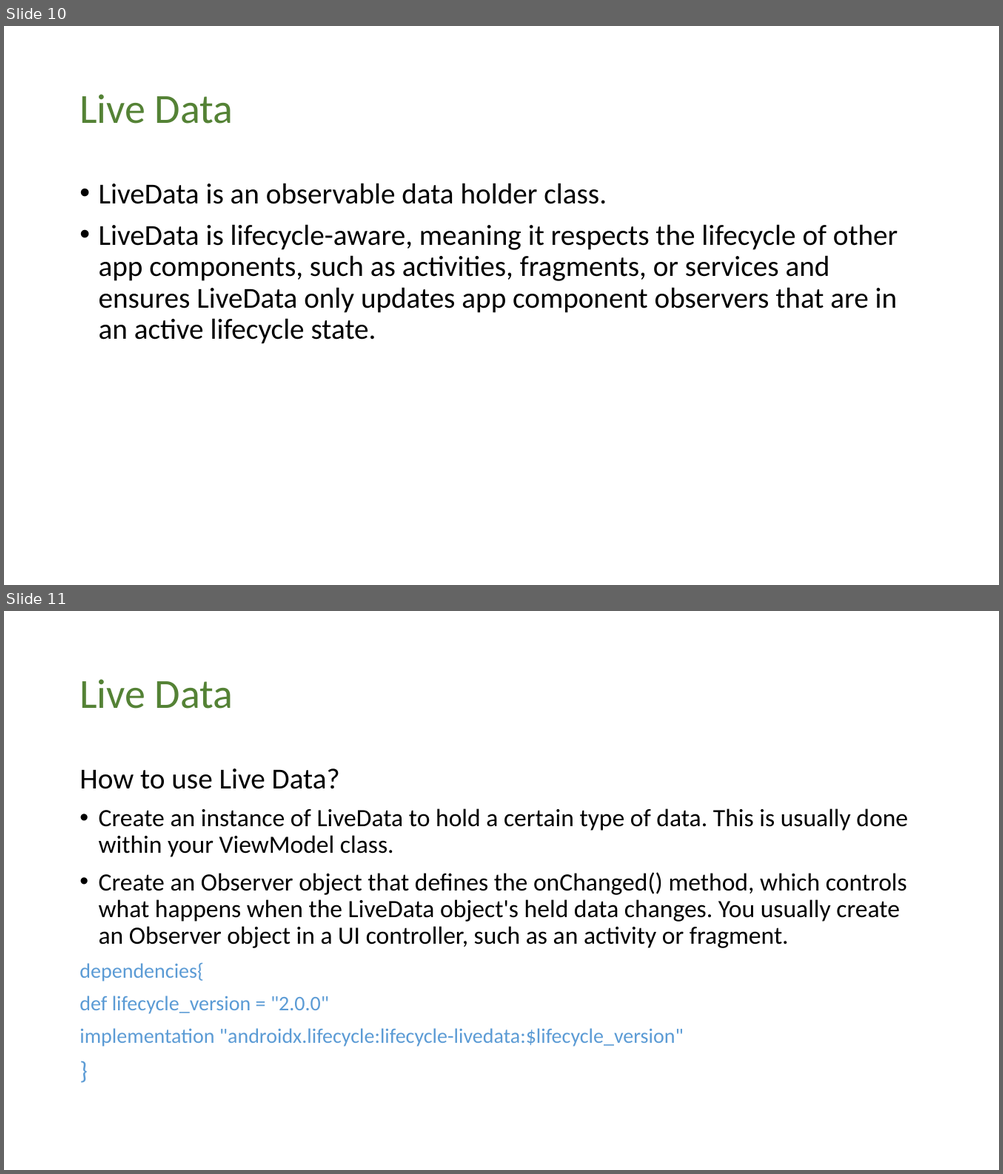
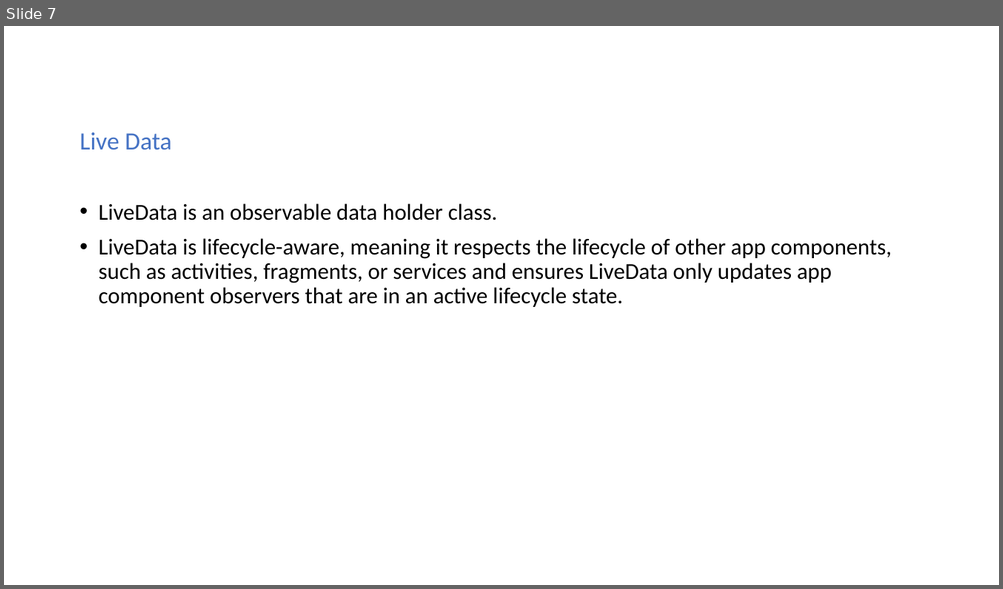
Before and after one commit to chandragithub2014/KotlinTemplates, a slide deck: USBank/USBank_Architecture_Android.pptx. Shown one above the other, each under a label of ours: slides 10 and 11 before the commit, slide 7 after it. The pictures are 1003x1174 and 1003x589 pixels, drawn with LibreOffice and Linux fonts; fonts in the diff are those of the drawing. Boxes give left, top, right and bottom in pixels: in the first picture for what was removed or moved away, otherwise in the second. Text is boxed around its words. In the diff, an @@ line names an element or a change of style, - is before the commit and + after.

```diff
--- a/USBank/USBank_Architecture_Android.pptx
+++ b/USBank/USBank_Architecture_Android.pptx
@@ slide 11 removed at [4, 611, 999, 1170], background #FFFFFF @@
@@ title removed at [79, 679, 233, 709] @@
-Live Data
@@ text removed at [79, 769, 908, 1047] @@
-How to use Live Data?
-• Create an instance of LiveData to hold a certain type of data. This is usually done within your ViewModel class.
-• Create an Observer object that defines the onChanged() method, which controls what happens when the LiveData object's held data changes. You usually create an Observer object in a UI controller, such as an activity or fragment.
-dependencies{
-def lifecycle_version = "2.0.0"
-implementation "androidx.lifecycle:lifecycle-livedata:$lifecycle_version"
-}
@@ what was slide 10 is now slide 7 @@
@@ slide 7 changed as well @@
@@ title removed at [79, 94, 233, 124] @@
-Live Data
@@ text "Live Data": place and size @@
-text "Live Data" at [99, 183, 897, 344]
+text "Live Data" at [79, 133, 891, 307]
@@ text at [79, 133, 171, 150]: paragraph added @@
+Live Data
@@ text at [99, 204, 891, 307]: size 28 to 22 pt @@
```
Also in this commit, not shown: 8 other slides changed, 2 slides added, 19 other slides removed, 5 other files.
